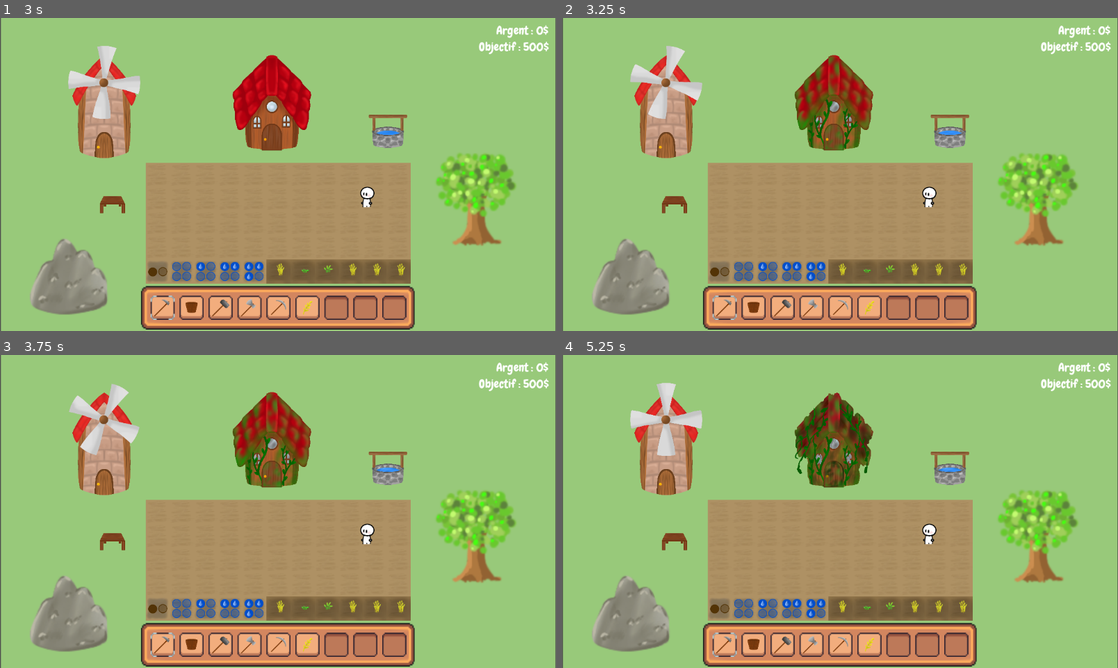
Above: before the commit, frames 1-4 (two rows, left to right).
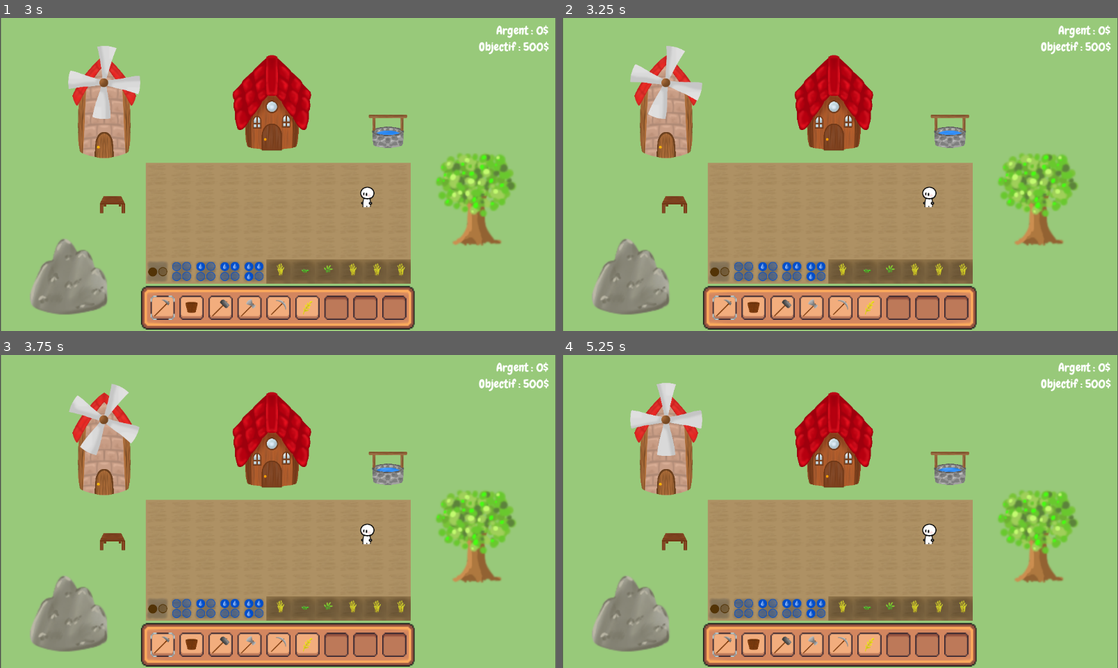
Above: after the commit, the same moments.

Repository: LaClimSx/Back-to-the-roots
Game: Godot game, scene res://Scenes/world.tscn
Two runs of this game, one before a commit and one after it. Both use one fixed random seed, a clock stepped at 60 frames per second and the inputs below.
Inputs (mouse positions are in pixels of both pictures, inside the frame that each line leads up to):
- Up to frame 1 (3 s): click (161, 309) at 0.5 s; click (189, 309) at 1.25 s; click (222, 309) at 2 s; click (250, 309) at 2.75 s
- Up to frame 2 (3.25 s): no input
- Up to frame 3 (3.75 s): click (278, 646) at 3.5 s
- Up to frame 4 (5.25 s): click (867, 646) at 4.25 s; click (895, 646) at 5 s

Frame 1 is identical in both runs. In frame 2, 2.1% of the frame differs, in the area x 41-56%, y 12-43%; in frame 3, 2.1%; in frame 4, 3.0%, in the area x 41-56%, y 11-43%.

Commit message:
reset vie de la maison

Diff:
--- a/Scenes/house.tscn
+++ b/Scenes/house.tscn
@@ -110,7 +110,6 @@
 [node name="House" type="StaticBody2D"]
 scale = Vector2(0.15, 0.15)
 script = ExtResource("1_gxx45")
-max_durability = 50
 
 [node name="AnimatedSprite2D" type="AnimatedSprite2D" parent="."]
 sprite_frames = SubResource("SpriteFrames_17epx")
